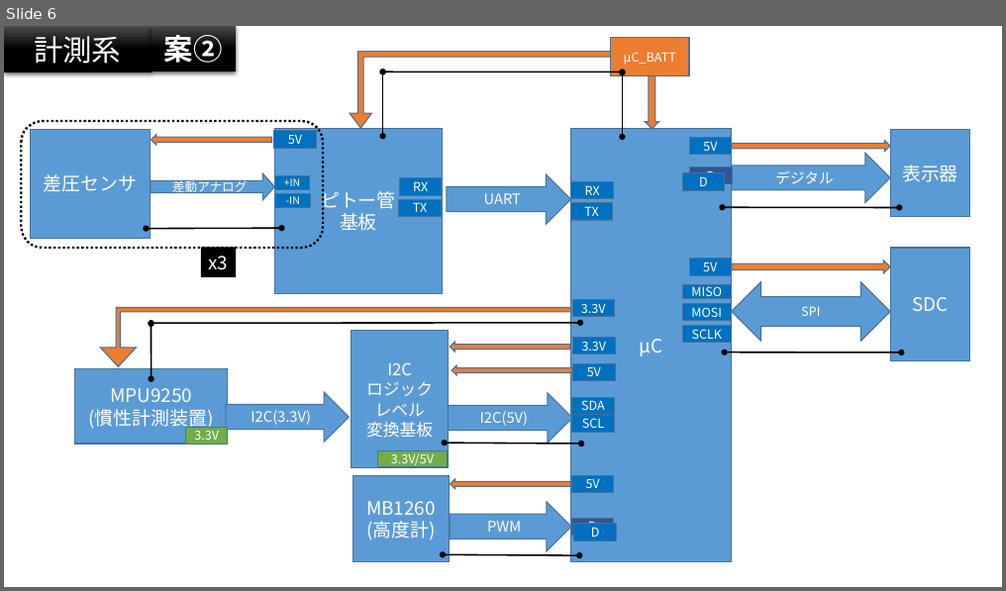
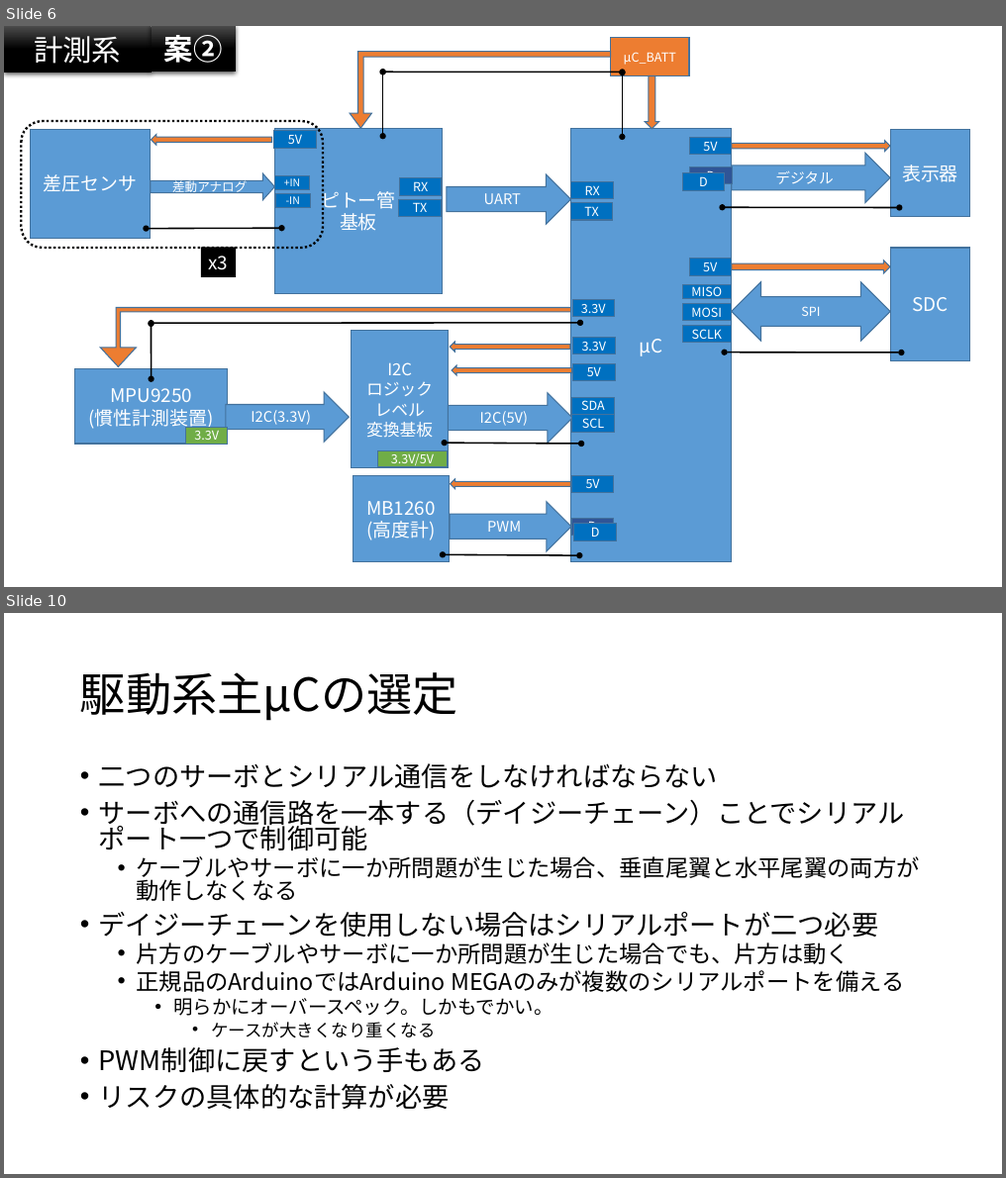
Before and after one commit to TORICA/avio17, a slide deck: 電装全体構成_TORICA_17_LUMINOUS.pptx. Shown one above the other, each under a label of ours: slide 6 before the commit, slides 6 and 10 after it; the slides between them are not shown. The pictures are 1006x591 and 1006x1178 pixels, drawn with LibreOffice and Linux fonts; fonts in the diff are those of the drawing. Boxes give left, top, right and bottom in pixels: in the first picture for what was removed or moved away, otherwise in the second. Text is boxed around its words. In the diff, an @@ line names an element or a change of style, - is before the commit and + after.

```diff
--- a/電装全体構成_TORICA_17_LUMINOUS.pptx
+++ b/電装全体構成_TORICA_17_LUMINOUS.pptx
@@ slide 10 added at bbox=[4, 613, 1002, 1174], background #FFFFFF @@
@@ title added at bbox=[80, 672, 458, 721], 44 pt, text #000000 @@
+駆動系主μCの選定
@@ text added at bbox=[99, 763, 920, 1110], 25.9 pt, text #000000 @@
+• 二つのサーボとシリアル通信をしなければならない
+• サーボへの通信路を一本する（デイジーチェーン）ことでシリアルポート一つで制御可能
+  • ケーブルやサーボに一か所問題が生じた場合、垂直尾翼と水平尾翼の両方が動作しなくなる
+• デイジーチェーンを使用しない場合はシリアルポートが二つ必要
+  • 片方のケーブルやサーボに一か所問題が生じた場合でも、片方は動く
+  • 正規品のArduinoではArduino MEGAのみが複数のシリアルポートを備える
+    • 明らかにオーバースペック。しかもでかい。
+      • ケースが大きくなり重くなる
+• PWM制御に戻すという手もある
+• リスクの具体的な計算が必要
```
Also in this commit, not shown: 1 slide changed, 9 other slides added, 1 slide removed, 1 other file.
